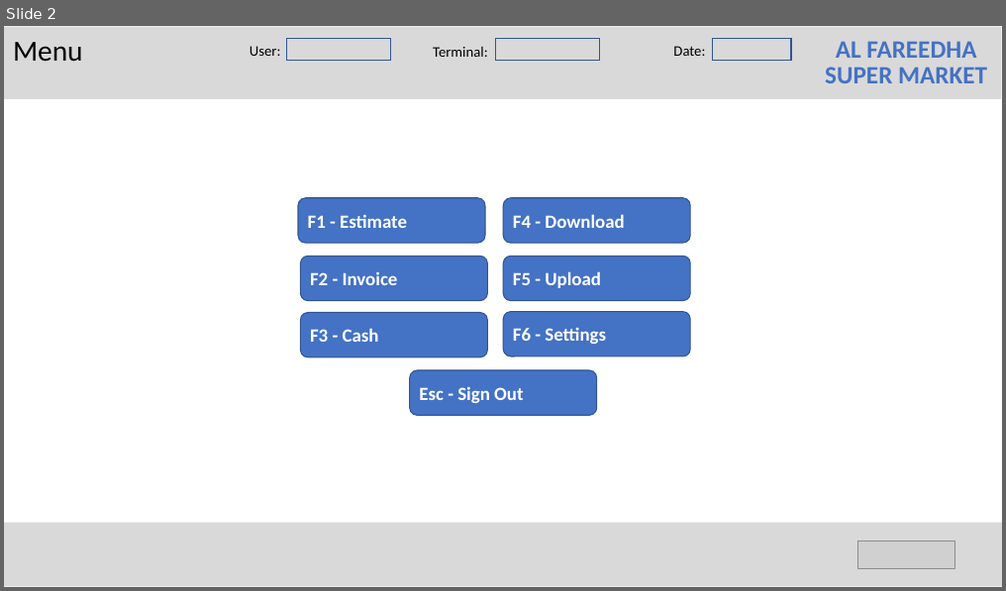
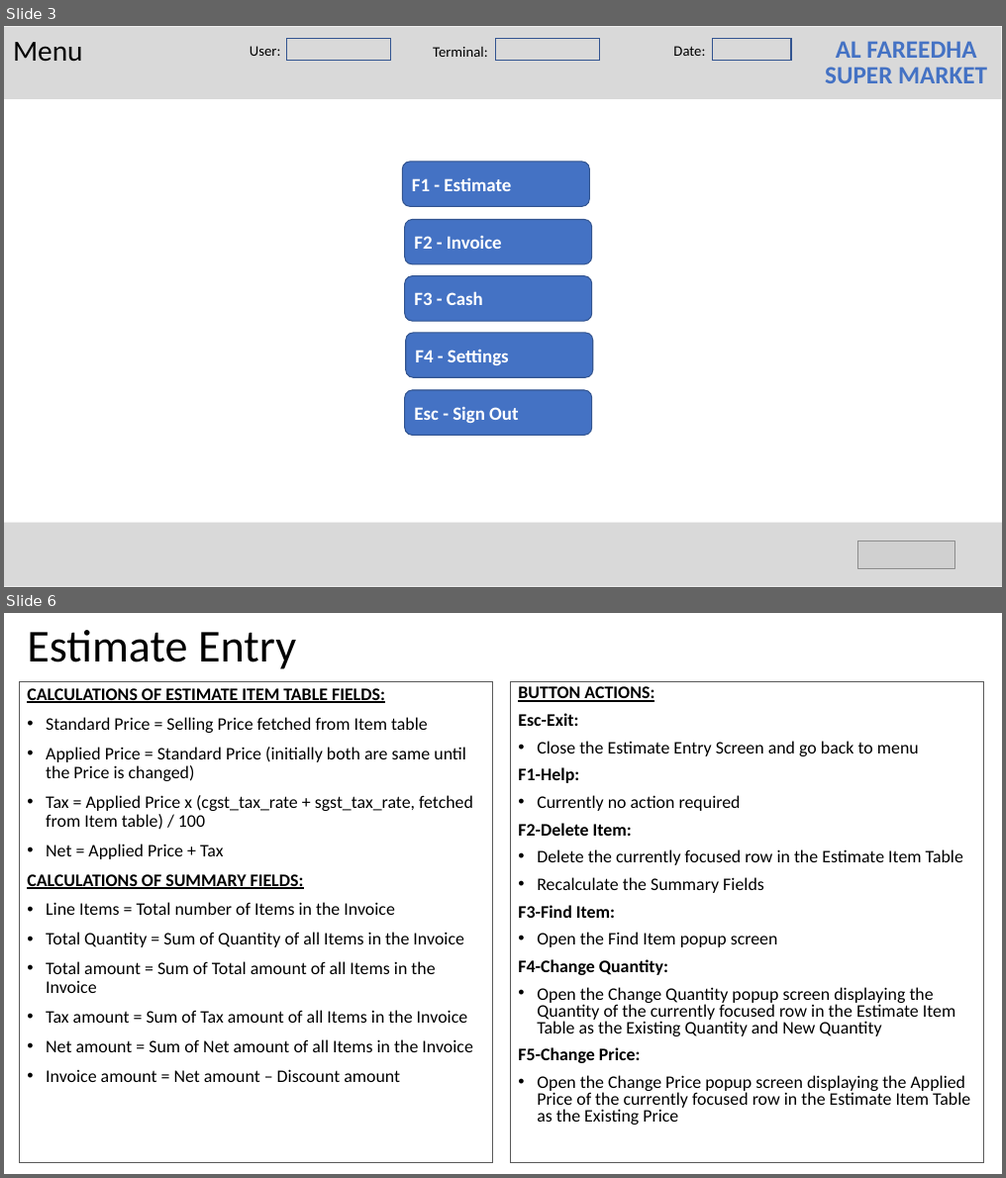
Before and after one commit to valignit/Documents, a slide deck: brief-specs.pptx. Shown one above the other, each under a label of ours: slide 2 before the commit, slides 3 and 6 after it; the slides between them are not shown. The pictures are 1006x591 and 1006x1178 pixels, drawn with LibreOffice and Linux fonts; fonts in the diff are those of the drawing; grey boxes stand for pictures. Boxes give left, top, right and bottom in pixels: in the first picture for what was removed or moved away, otherwise in the second. Text is boxed around its words. In the diff, an @@ line names an element or a change of style, - is before the commit and + after.

```diff
--- a/brief-specs.pptx
+++ b/brief-specs.pptx
@@ slide 6 added at (4, 613, 1002, 1174), background #FFFFFF @@
@@ title added at (27, 630, 296, 669), 44 pt, text #000000 @@
+Estimate Entry
@@ text added at (20, 682, 493, 1163), outline #595959 0.75 pt, 17 pt, text #000000 @@
+CALCULATIONS OF ESTIMATE ITEM TABLE FIELDS:
+• Standard Price = Selling Price fetched from Item table
+• Applied Price = Standard Price (initially both are same until the Price is changed)
+• Tax = Applied Price x (cgst_tax_rate + sgst_tax_rate, fetched from Item table) / 100
+• Net = Applied Price + Tax
+CALCULATIONS OF SUMMARY FIELDS:
+• Line Items = Total number of Items in the Invoice
+• Total Quantity = Sum of Quantity of all Items in the Invoice
+• Total amount = Sum of Total amount of all Items in the Invoice
+• Tax amount = Sum of Tax amount of all Items in the Invoice
+• Net amount = Sum of Net amount of all Items in the Invoice
+• Invoice amount = Net amount – Discount amount
@@ rectangle added at (511, 682, 984, 1163), outline #595959 0.75 pt, 17 pt, text #000000 @@
+BUTTON ACTIONS:
+Esc-Exit:
+• Close the Estimate Entry Screen and go back to menu
+F1-Help:
+• Currently no action required
+F2-Delete Item:
+• Delete the currently focused row in the Estimate Item Table
+• Recalculate the Summary Fields
+F3-Find Item:
+• Open the Find Item popup screen
+F4-Change Quantity:
+• Open the Change Quantity popup screen displaying the Quantity of the currently focused row in the Estimate Item Table as the Existing Quantity and New Quantity
+F5-Change Price:
+• Open the Change Price popup screen displaying the Applied Price of the currently focused row in the Estimate Item Table as the Existing Price
@@ what was slide 2 is now slide 3 @@
@@ slide 3 changed as well @@
@@ rounded rectangle removed at (503, 198, 690, 243) @@
-F4 - Download
@@ rounded rectangle removed at (503, 256, 690, 301) @@
-F5 - Upload
@@ 3 rounded rectangles: place and size @@
-3 rounded rectangles at (298, 198, 487, 358)
+3 rounded rectangles at (402, 162, 592, 321)
@@ rounded rectangle "F4 - Settings": place and size @@
-rounded rectangle "F4 - Settings" at (503, 312, 690, 357)
+rounded rectangle "F4 - Settings" at (406, 333, 593, 377)
@@ text in rounded rectangle at (415, 349, 509, 366): text changed @@
-F6 - Settings
+F4 - Settings
@@ rounded rectangle "Esc - Sign Out": place and size @@
-rounded rectangle "Esc - Sign Out" at (410, 371, 597, 415)
+rounded rectangle "Esc - Sign Out" at (405, 390, 592, 436)
```
Also in this commit, not shown: 23 other slides changed, 17 other slides added, 2 slides removed.
